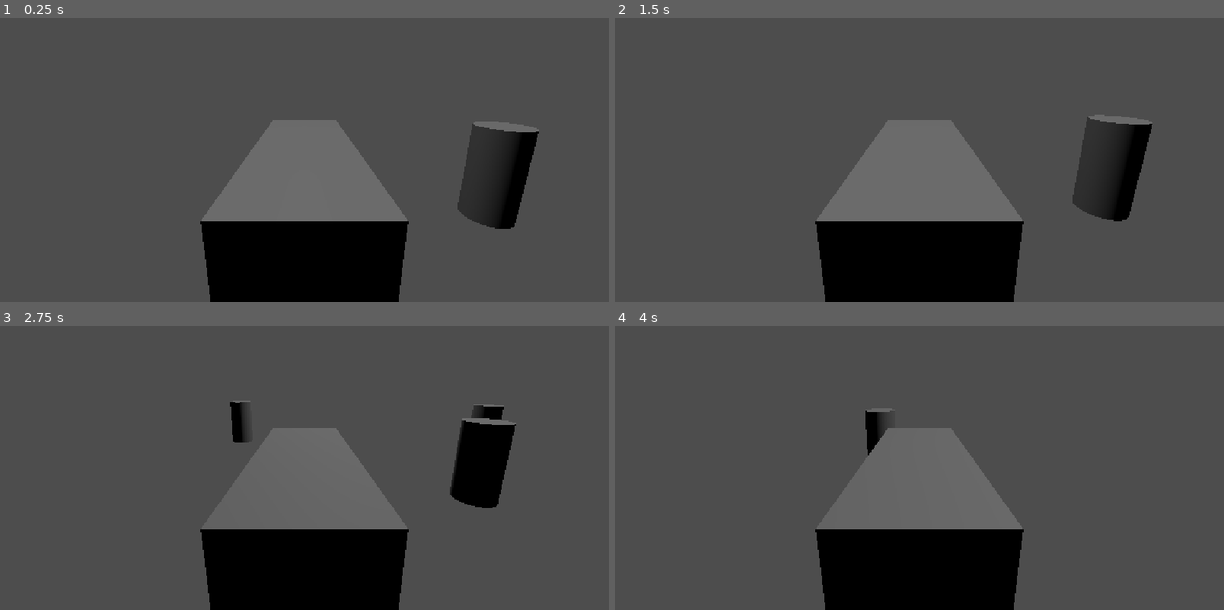
Above: before the commit, frames 1-4 (two rows, left to right).
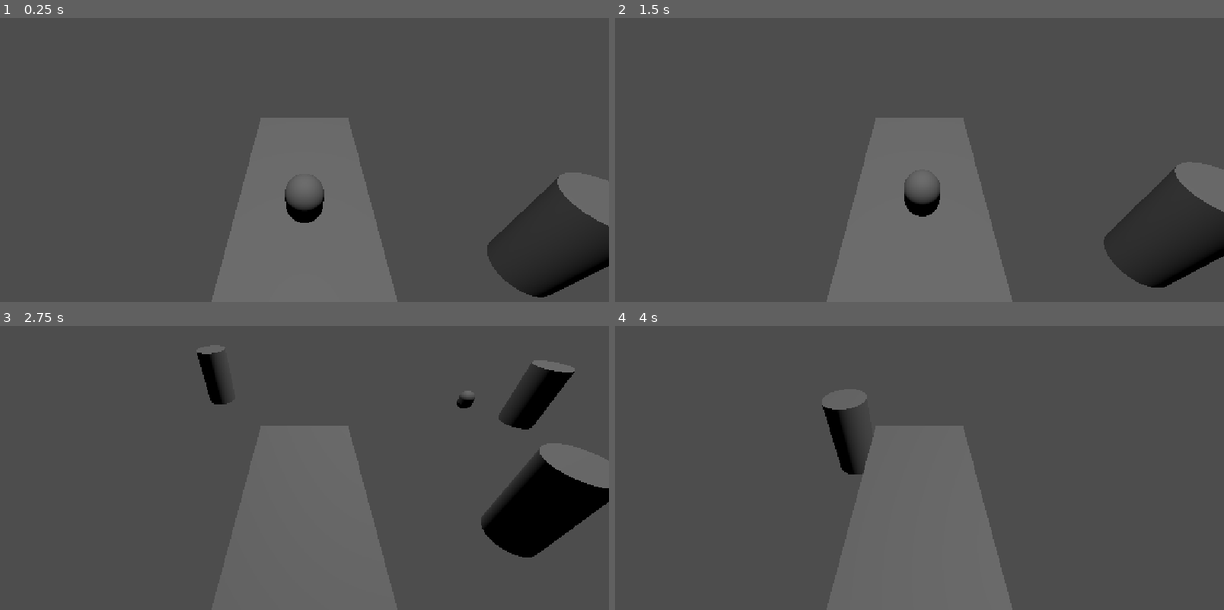
Above: after the commit, the same moments.

Repository: FyX0X/eggspress
Game: Godot game, scene res://main.tscn
Two runs of this game, one before a commit and one after it. Both use one fixed random seed, a clock stepped at 60 frames per second and the inputs below.
Inputs:
- Up to frame 1 (0.25 s): no input
- Up to frame 2 (1.5 s): hold D (right) 0.53-1.28 s; tap Enter at 1.25 s; hold S (backward) from 1.28 s (still down)
- Up to frame 3 (2.75 s): release S (backward) at 2.03 s; hold D (right) from 2.03 s (still down)
- Up to frame 4 (4 s): release D (right) at 2.78 s; hold W (forward) 2.78-3.53 s; hold A (left) from 3.53 s (still down)

The runs differ from the first frame. In frame 1, 21% of the frame differs, in the area x 32-100%, y 35-100%; in frame 2, 21%; in frame 3, 21%; in frame 4, 11%.

Commit message:
models

Diff:
--- a/Chicken/chicken.gd
+++ b/Chicken/chicken.gd
@@ -1,12 +1,33 @@
 class_name Chicken
-extends Node
+extends RigidBody3D
 
+@export var walk_speed: float = 2.0
+var walk_timer: float = 0.0
+var random_direction: Vector3 = Vector3.ZERO
 
-# Called when the node enters the scene tree for the first time.
-func _ready() -> void:
-	pass # Replace with function body.
+func _ready():
+	# Lock rotation if you don't want the chickens tumbling over constantly
+	# (Or leave it unlocked if you want hilarious physics chaos in the truck)
+	lock_rotation = true
+	pick_new_direction()
 
+func _physics_process(delta):
+	walk_timer -= delta
+	if walk_timer <= 0:
+		pick_new_direction()
 
-# Called every frame. 'delta' is the elapsed time since the previous frame.
-func _process(delta: float) -> void:
-	pass
+	# Apply velocity to simulate walking
+	# We keep the Y velocity from gravity, but override X and Z
+	linear_velocity.x = random_direction.x * walk_speed
+	linear_velocity.z = random_direction.z * walk_speed
+
+func pick_new_direction():
+	# Pick a random direction on the horizontal plane
+	var angle = randf_range(0, TAU)
+	random_direction = Vector3(cos(angle), 0, sin(angle))
+	# Set a random duration for this walk (1 to 3 seconds)
+	walk_timer = randf_range(1.0, 3.0)
+
+	# Optional: Stop moving occasionally for a "pecking" break
+	if randf() < 0.3:
+		random_direction = Vector3.ZERO
--- a/Chicken/chicken.tscn
+++ b/Chicken/chicken.tscn
@@ -1,3 +1,21 @@
 [gd_scene format=3 uid="uid://cbmxnb833xyuo"]
 
-[node name="Chicken" type="Node3D" unique_id=960923509]
+[ext_resource type="Script" uid="uid://3v5o0ax7scek" path="res://Chicken/chicken.gd" id="1_4le88"]
+
+[sub_resource type="CapsuleShape3D" id="CapsuleShape3D_m3uvj"]
+radius = 0.25
+height = 0.7
+
+[sub_resource type="CapsuleMesh" id="CapsuleMesh_3qp2o"]
+radius = 0.25
+height = 0.7
+
+[node name="Chicken" type="RigidBody3D" unique_id=35474579]
+script = ExtResource("1_4le88")
+metadata/_edit_group_ = true
+
+[node name="CollisionShape3D" type="CollisionShape3D" parent="." unique_id=674620521]
+shape = SubResource("CapsuleShape3D_m3uvj")
+
+[node name="MeshInstance3D" type="MeshInstance3D" parent="." unique_id=760849247]
+mesh = SubResource("CapsuleMesh_3qp2o")
--- a/Truck/truck.tscn
+++ b/Truck/truck.tscn
@@ -35,4 +35,4 @@
 use_as_steering = true
 
 [node name="Camera3D" type="Camera3D" parent="." unique_id=1690573504]
-transform = Transform3D(1, 0, 0, 0, 0.9715664, 0.23676744, 0, -0.23676744, 0.9715664, 0, 2.1051922, 4.3818426)
+transform = Transform3D(1, 0, 0, 0, 0.7889933, 0.6144018, 0, -0.6144018, 0.7889933, 0, 3.6744108, 1.7479162)
--- a/main.tscn
+++ b/main.tscn
@@ -1,6 +1,7 @@
 [gd_scene format=3 uid="uid://bbmalpekgrf04"]
 
 [ext_resource type="PackedScene" uid="uid://dgemcm1tnj5ts" path="res://Truck/truck.tscn" id="1_ig7tw"]
+[ext_resource type="PackedScene" uid="uid://cbmxnb833xyuo" path="res://Chicken/chicken.tscn" id="2_0xm2m"]
 
 [sub_resource type="WorldBoundaryShape3D" id="WorldBoundaryShape3D_kjfgv"]
 
@@ -32,3 +33,6 @@
 transform = Transform3D(1, 0, 0, 0, 1, 0, 0, 0, 1, 0, 16.816998, 0)
 omni_range = 137.159
 omni_attenuation = 0.259
+
+[node name="Chicken" parent="." unique_id=35474579 instance=ExtResource("2_0xm2m")]
+transform = Transform3D(1, 0, 0, 0, 1, 0, 0, 0, 1, 0, 1.354415, 0)
Not shown, changed: Chicken/chicken.gd.uid
Renamed: assets/Models/animal-chick.glb -> assets/models/animal-chick.glb
Renamed: assets/Models/animal-chick.glb.import -> assets/models/animal-chick.glb.import
Renamed: assets/Models/camion.glb -> assets/models/camion.glb
Renamed: assets/Models/camion.glb.import -> assets/models/camion.glb.import
